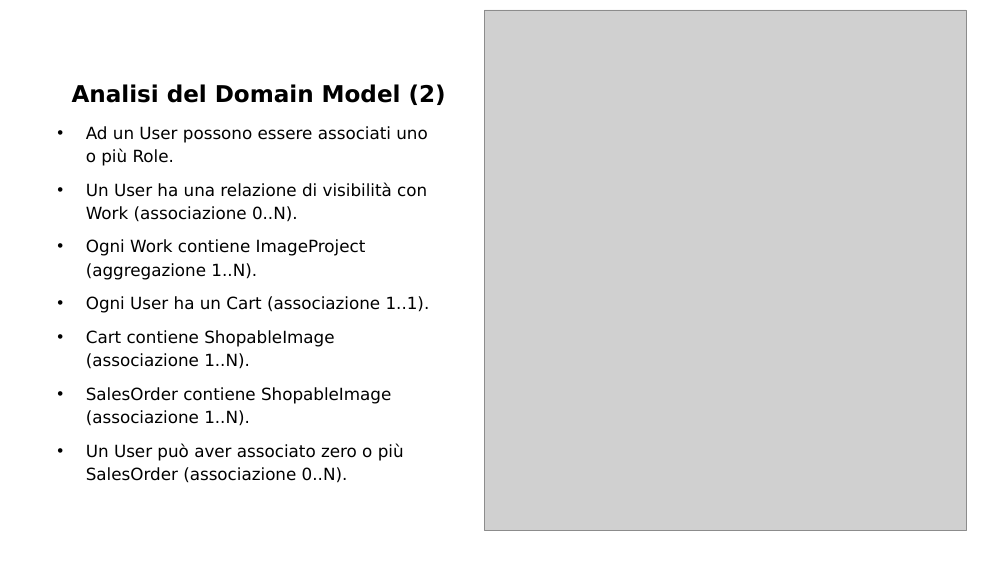
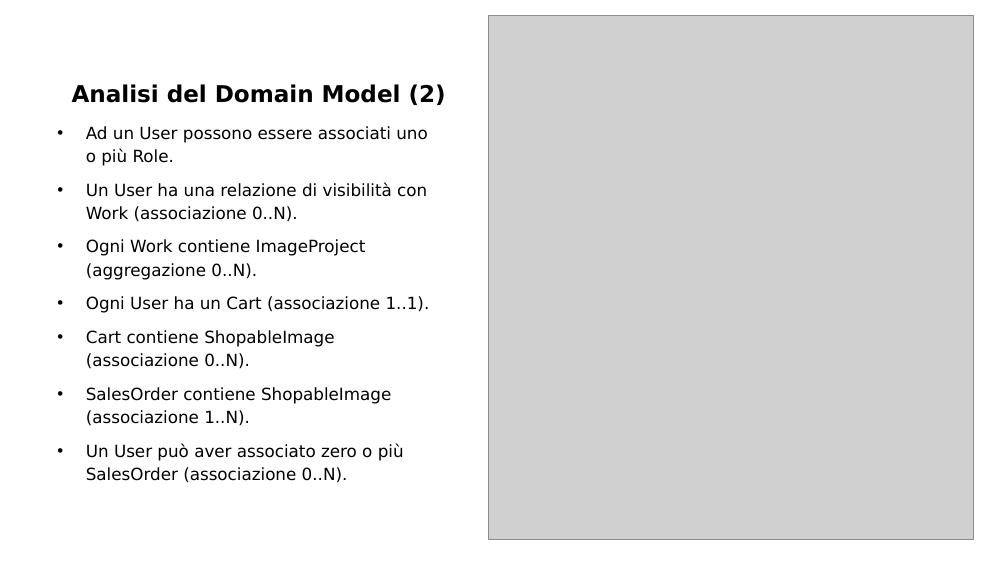
Before and after one commit to And97/myportfolio, a slide deck: slide 9 of documentazione/Presentazione SWAM.pptx. Drawn at 1008x567 pixels with LibreOffice and Linux fonts; fonts in the diff are those of the drawing; grey boxes stand for pictures; background and template pictures are left out. Boxes give left, top, right and bottom in pixels: in the first picture for what was removed or moved away, otherwise in the second. Text is boxed around its words. In the diff, an @@ line names an element or a change of style, - is before the commit and + after.

```diff
--- a/documentazione/Presentazione SWAM.pptx
+++ b/documentazione/Presentazione SWAM.pptx
@@ picture resized from (x1=485, y1=10, x2=966, y2=531) to (x1=488, y1=15, x2=973, y2=539) @@
@@ text at (x1=86, y1=239, x2=366, y2=280): text changed @@
-• Ogni Work contiene ImageProject (aggregazione 1..N).
+• Ogni Work contiene ImageProject (aggregazione 0..N).
@@ text at (x1=86, y1=330, x2=334, y2=369): text changed @@
-• Cart contiene ShopableImage (associazione 1..N).
+• Cart contiene ShopableImage (associazione 0..N).
```
Also in this commit, not shown: 13 other slides changed, 1 slide added, 4 other files.
